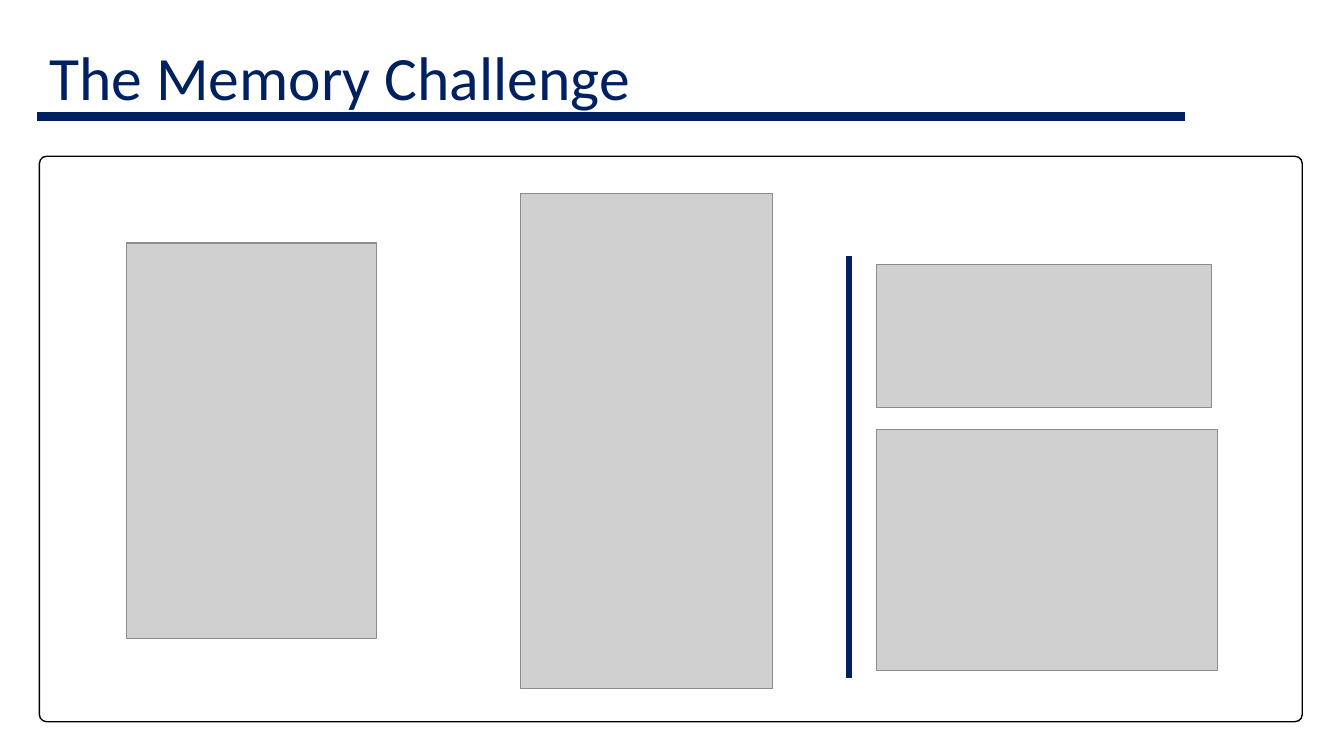
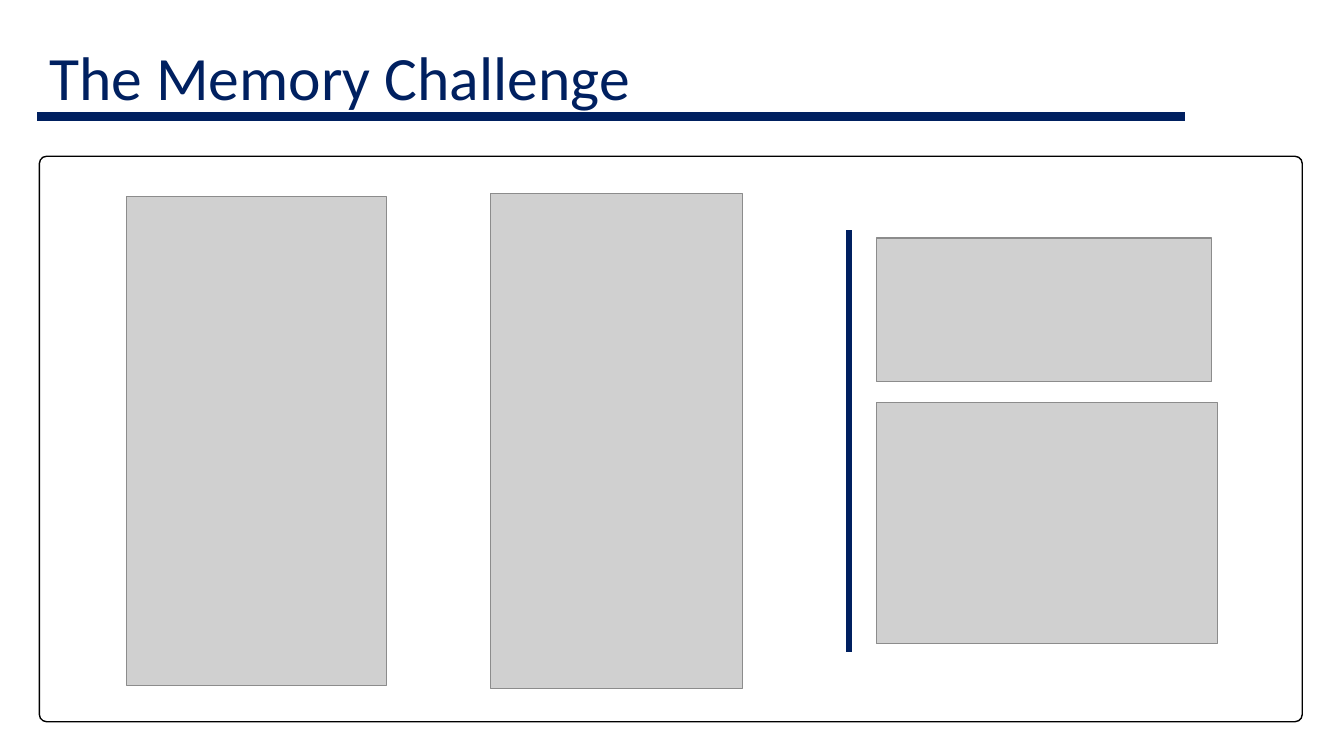
Before and after one commit to GenosW/Numerical-Computation, a slide deck: slide 5 of StrassenAlg/docu/The Strassen Algorithm_v3.pptx. Drawn at 1344x756 pixels with LibreOffice and Linux fonts; fonts in the diff are those of the drawing; grey boxes stand for pictures. Boxes give left, top, right and bottom in pixels: in the first picture for what was removed or moved away, otherwise in the second. Text is boxed around its words. In the diff, an @@ line names an element or a change of style, - is before the commit and + after.

```diff
--- a/StrassenAlg/docu/The Strassen Algorithm_v3.pptx
+++ b/StrassenAlg/docu/The Strassen Algorithm_v3.pptx
@@ picture: place and size @@
-picture at bbox=[127, 243, 377, 639]
+picture at bbox=[127, 197, 387, 685]
@@ picture: place and size @@
-picture at bbox=[520, 194, 772, 689]
+picture at bbox=[491, 194, 743, 689]
@@ 2 pictures, 1 rectangle: place and size @@
-2 pictures, 1 rectangle at bbox=[847, 257, 1218, 678]
+2 pictures, 1 rectangle at bbox=[847, 231, 1218, 651]
```
Also in this commit, not shown: 2 other slides changed, 1 other file.
